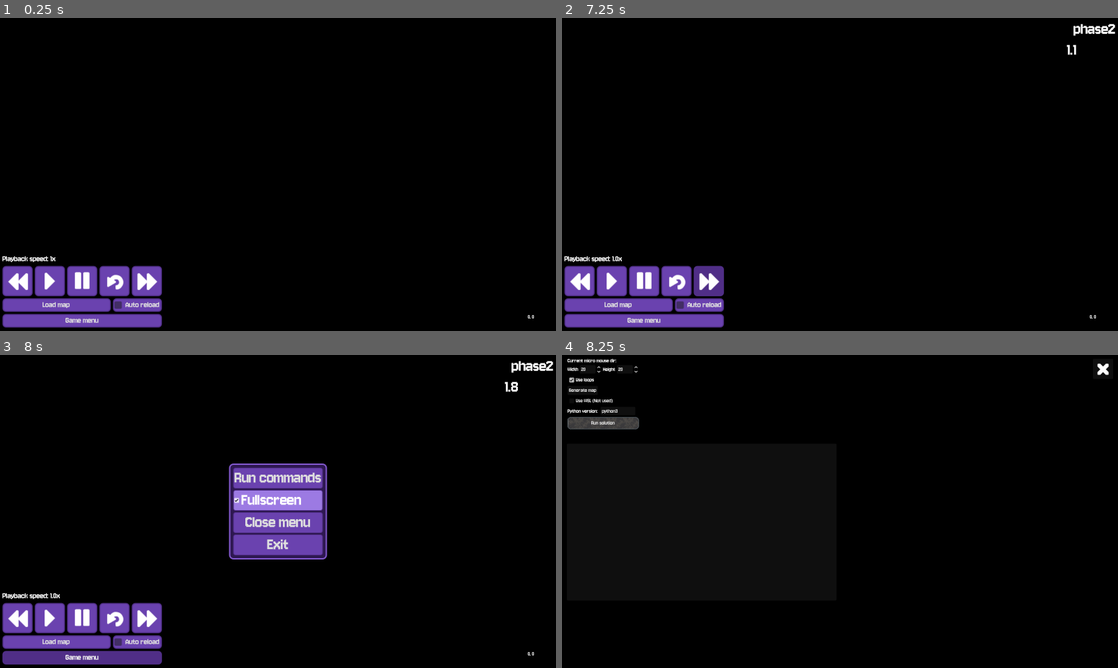
Above: before the commit, frames 1-4 (two rows, left to right).
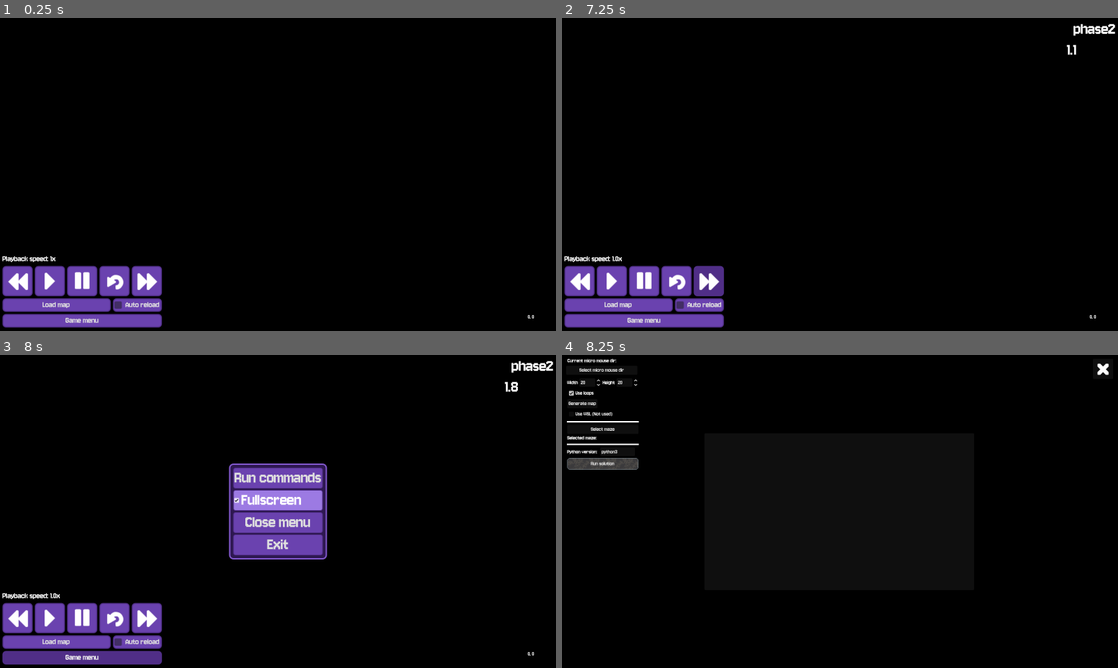
Above: after the commit, the same moments.

Repository: Rahlback/maze-visualizer
Game: Godot game, scene res://main.tscn
The game is run twice, just before and just after one commit, with the same random seed, the same clock (stepped at 60 frames per second) and the same inputs.
Inputs (mouse positions are in pixels of both pictures, inside the frame that each line leads up to):
- Up to frame 1 (0.25 s): no input
- Up to frame 2 (7.25 s): click (612, 280) at 0.5 s; click (612, 280) at 1.25 s; click (578, 280) at 2 s; click (706, 280) at 2.75 s; click (578, 280) at 3.5 s; click (706, 280) at 4.25 s; click (578, 280) at 5 s; click (612, 280) at 5.75 s; click (706, 280) at 6.5 s
- Up to frame 3 (8 s): click "Game menu" at 7.25 s
- Up to frame 4 (8.25 s): click "Run commands" at 8 s

Frames 1-3 are identical in both runs. In frame 4, 1.7% of the frame differs, in the area x 0-14%, y 3-37%.

Commit message:
Complete command handler integration
It is now possible to run the maze generator from the Maze Visualizer.

Only tested using WSL

Diff:
--- a/scenes/command_handler/command_handler.tscn
+++ b/scenes/command_handler/command_handler.tscn
@@ -6,6 +6,10 @@
 
 [sub_resource type="StyleBoxFlat" id="StyleBoxFlat_4bl70"]
 bg_color = Color(0, 0, 0, 1)
+
+[sub_resource type="StyleBoxLine" id="StyleBoxLine_4bl70"]
+color = Color(1, 1, 1, 1)
+thickness = 4
 
 [node name="CommandHandler" type="Panel" unique_id=500668876]
 anchors_preset = 15
@@ -19,11 +23,18 @@
 script = ExtResource("1_b6eby")
 
 [node name="CommandRunTabContainer" type="TabContainer" parent="." unique_id=197971501]
-layout_mode = 0
-offset_left = 16.0
-offset_top = 255.0
-offset_right = 792.0
-offset_bottom = 706.0
+layout_mode = 1
+anchors_preset = 8
+anchor_left = 0.5
+anchor_top = 0.5
+anchor_right = 0.5
+anchor_bottom = 0.5
+offset_left = -388.0
+offset_top = -225.5
+offset_right = 388.0
+offset_bottom = 225.5
+grow_horizontal = 2
+grow_vertical = 2
 
 [node name="Label" type="RichTextLabel" parent="." unique_id=196081637]
 layout_mode = 1
@@ -32,13 +43,22 @@
 anchor_top = 0.263
 anchor_right = 0.91600007
 anchor_bottom = 0.57100004
-offset_left = 0.79992676
-offset_top = 0.2999878
-offset_right = 0.39990234
-offset_bottom = 0.099975586
+offset_left = 4.7999268
+offset_top = -108.70001
+offset_right = 4.3999023
+offset_bottom = -108.900024
 focus_mode = 2
+mouse_filter = 2
 context_menu_enabled = true
 selection_enabled = true
+
+[node name="Button" type="Button" parent="." unique_id=1314683563]
+layout_mode = 0
+offset_left = 14.0
+offset_top = 31.0
+offset_right = 219.0
+offset_bottom = 57.0
+text = "Select micro mouse dir"
 
 [node name="CurrentDirHBox" type="HBoxContainer" parent="." unique_id=1088080488]
 layout_mode = 0
@@ -56,10 +76,10 @@
 
 [node name="VBoxContainer" type="VBoxContainer" parent="." unique_id=1949943242]
 layout_mode = 0
-offset_left = 18.0
-offset_top = 29.0
-offset_right = 223.0
-offset_bottom = 213.0
+offset_left = 17.0
+offset_top = 67.0
+offset_right = 222.0
+offset_bottom = 330.0
 
 [node name="VBoxContainer" type="VBoxContainer" parent="VBoxContainer" unique_id=807618273]
 layout_mode = 2
@@ -98,6 +118,33 @@
 [node name="CheckButton" type="CheckBox" parent="VBoxContainer" unique_id=1391158052]
 layout_mode = 2
 text = "Use WSL (Not used)"
+
+[node name="HSeparator3" type="HSeparator" parent="VBoxContainer" unique_id=290672451]
+layout_mode = 2
+theme_override_constants/separation = 10
+theme_override_styles/separator = SubResource("StyleBoxLine_4bl70")
+
+[node name="SelectMazeButton" type="Button" parent="VBoxContainer" unique_id=929523803]
+layout_mode = 2
+text = "Select maze"
+
+[node name="HBoxContainer" type="HBoxContainer" parent="VBoxContainer" unique_id=70421470]
+layout_mode = 2
+
+[node name="Label" type="Label" parent="VBoxContainer/HBoxContainer" unique_id=738285825]
+layout_mode = 2
+text = "Selected maze:"
+
+[node name="SelectedMazeDir" type="RichTextLabel" parent="VBoxContainer/HBoxContainer" unique_id=2087561871]
+layout_mode = 2
+size_flags_horizontal = 3
+fit_content = true
+scroll_active = false
+
+[node name="HSeparator" type="HSeparator" parent="VBoxContainer" unique_id=630464323]
+layout_mode = 2
+theme_override_constants/separation = 10
+theme_override_styles/separator = SubResource("StyleBoxLine_4bl70")
 
 [node name="PythonVersionHBox" type="HBoxContainer" parent="VBoxContainer" unique_id=874186482]
 layout_mode = 2
@@ -134,10 +181,10 @@
 [node name="FileDialog" type="FileDialog" parent="." unique_id=1819886069]
 disable_3d = true
 oversampling_override = 1.0
-title = "Open File(s)"
+title = "Open a Directory"
 initial_position = 2
 size = Vector2i(1200, 720)
-file_mode = 1
+file_mode = 2
 access = 2
 show_hidden_files = true
 
@@ -150,8 +197,18 @@
 access = 2
 filters = PackedStringArray("*.py;text/x-python ")
 
+[node name="MazeSelectDialog" type="FileDialog" parent="." unique_id=2029457679]
+title = "Select maze directory"
+initial_position = 2
+size = Vector2i(1200, 720)
+file_mode = 2
+access = 2
+
+[connection signal="pressed" from="Button" to="." method="_on_button_pressed"]
 [connection signal="pressed" from="VBoxContainer/VBoxContainer/GenerateMapButton" to="." method="_on_generate_map_button_pressed"]
+[connection signal="pressed" from="VBoxContainer/SelectMazeButton" to="." method="_on_select_maze_button_pressed"]
 [connection signal="pressed" from="VBoxContainer/RunSolutionButton" to="." method="_on_run_solution_button_pressed"]
 [connection signal="pressed" from="CloseButton" to="." method="_on_close_button_pressed"]
 [connection signal="dir_selected" from="FileDialog" to="." method="_on_file_dialog_dir_selected"]
 [connection signal="files_selected" from="SolutionFilesSelectDialog" to="." method="_on_solution_files_select_dialog_files_selected"]
+[connection signal="dir_selected" from="MazeSelectDialog" to="." method="_on_maze_select_dialog_dir_selected"]
--- a/scripts/command_handler/command_handler.gd
+++ b/scripts/command_handler/command_handler.gd
@@ -7,6 +7,8 @@
 @onready var width_spin_box: SpinBox = $VBoxContainer/VBoxContainer/HBoxContainer/WidthSpinBox
 @onready var height_spin_box: SpinBox = $VBoxContainer/VBoxContainer/HBoxContainer/HeightSpinBox
 @onready var command_run_tab_container: TabContainer = $CommandRunTabContainer
+@onready var maze_select_dialog: FileDialog = $MazeSelectDialog
+@onready var selected_maze_dir: RichTextLabel = $VBoxContainer/HBoxContainer/SelectedMazeDir
 
 signal map_generated
 signal solutions_ran
@@ -19,6 +21,17 @@
 var use_wsl := false
 var wsl_local_path := ""
 
+var currently_selected_maze_dir := "":
+	set(val):
+		if wsl_localhost in val:
+			currently_selected_maze_dir = convert_path_to_wsl_path(val)
+		else:
+			currently_selected_maze_dir = val
+		if use_wsl:
+			currently_selected_maze_dir = convert_windows_drive_path_to_wsl(currently_selected_maze_dir)
+		selected_maze_dir.text = currently_selected_maze_dir
+
+
 var micro_mouse_dir := "":
 	set(val):
 		current_dir_label.text = val
@@ -34,6 +47,8 @@
 			individual_directories.remove_at(1)
 			wsl_local_path = "/".join(individual_directories)
 			use_wsl = true
+		else:
+			use_wsl = false
 
 func convert_path_to_wsl_path(windows_path: String) -> String:
 	var find_actual_path = windows_path.replace("//", "/")
@@ -47,6 +62,15 @@
 		return "/".join(individual_directories)
 
 	return ""
+
+## Converts Windows paths that start with a drive to a WSL path that starts with
+## /mnt/drive/
+## Example: C:/Users/Documents -> /mnt/c/Users/Documents
+func convert_windows_drive_path_to_wsl(path: String) -> String:
+	if ":" in path:
+		var drive = "%s" % path[0]
+		return path.replace("%s:" % drive, "/mnt/%s" % drive.to_lower())
+	return path
 
 ## deprecated. Will return the name of the default WSL installation
 func get_wsl_default_distro() -> String:
@@ -164,7 +188,7 @@
 		command_run_tab_container.add_child(new_command_output)
 		command_run_tab_container.set_tab_title(tab_index, path.get_file().replace(".py", ""))
 		tab_index += 1
-		var response := run_solution(python_command, path, "maze_8")
+		var response := run_solution(python_command, path, currently_selected_maze_dir)
 		#print(response)
 		#run_solution_output.text = response
 		#new_command_output.set_command_used()
@@ -182,8 +206,22 @@
 
 
 func _on_run_solution_button_pressed() -> void:
+	if currently_selected_maze_dir == "":
+		return
 	solution_files_select_dialog.show()
 
 
 func _on_close_button_pressed() -> void:
 	hide()
+
+
+func _on_maze_select_dialog_dir_selected(dir: String) -> void:
+	currently_selected_maze_dir = dir
+
+
+func _on_select_maze_button_pressed() -> void:
+	maze_select_dialog.show()
+
+
+func _on_button_pressed() -> void:
+	file_dialog.show()
Not shown, changed: .gitignore
